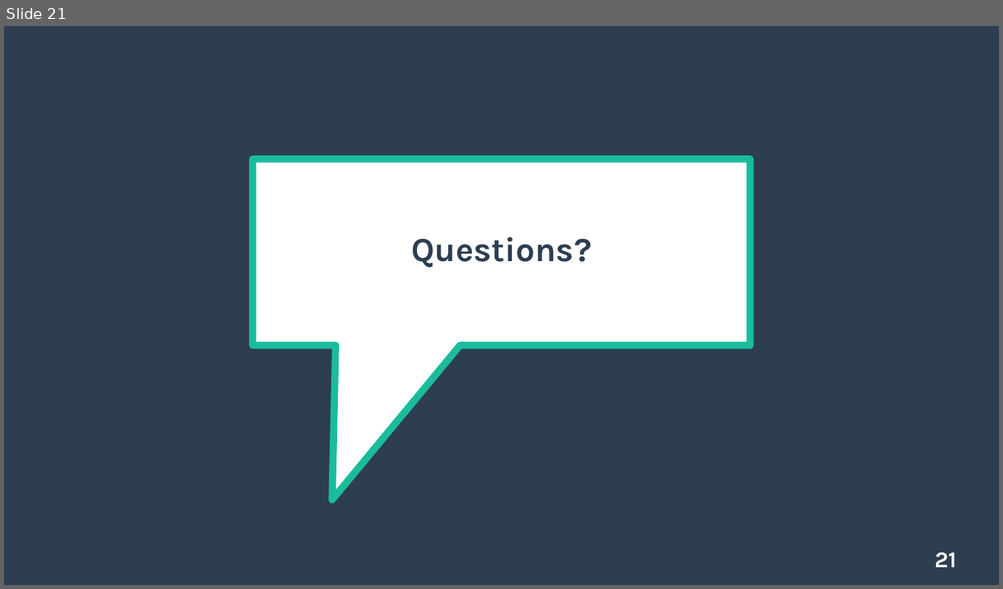
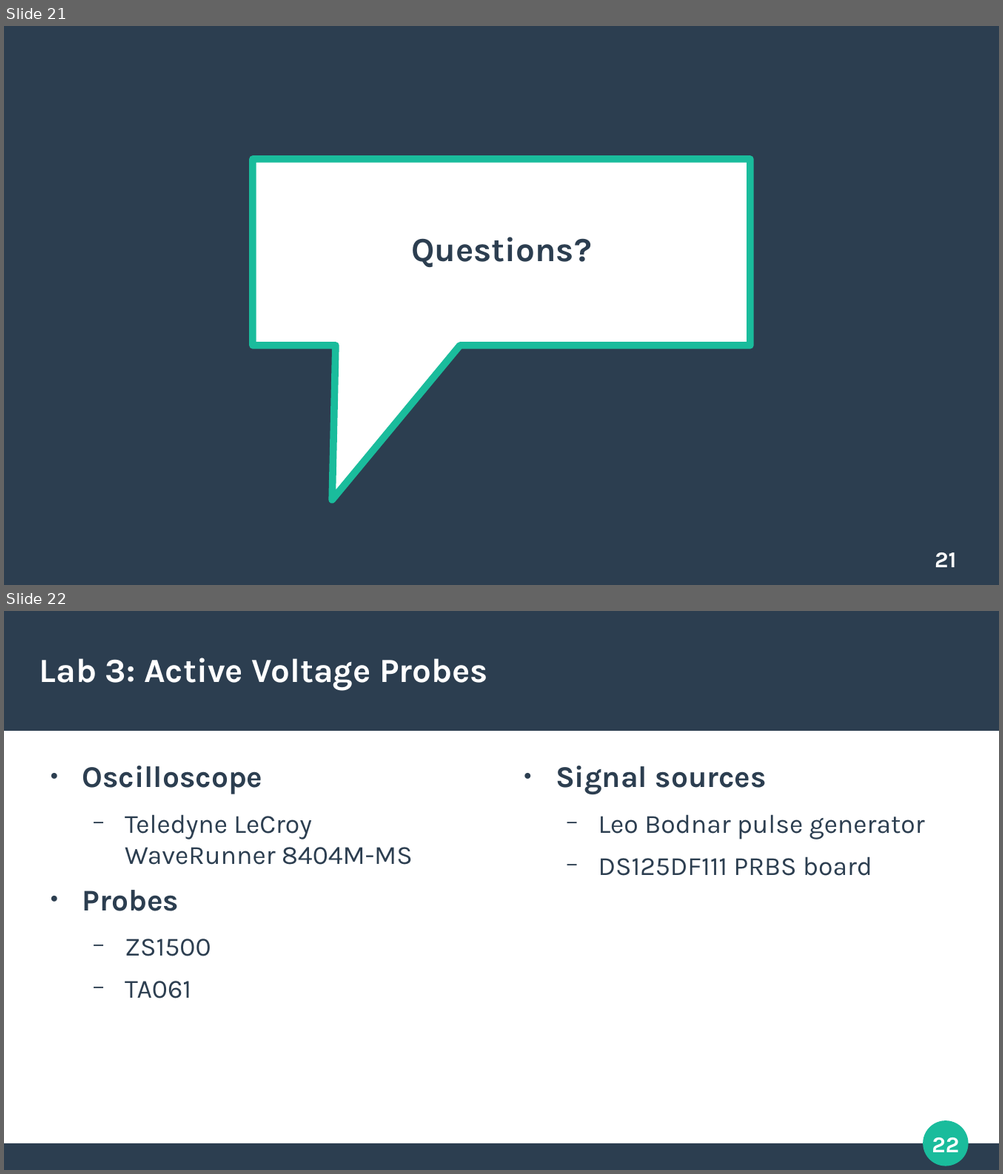
Before and after one commit to azonenberg/electronics-training, a slide deck: oscilloscope-probing/sec04-hiz-active.odp. Shown one above the other, each under a label of ours: slide 21 before the commit, slides 21 and 22 after it. The pictures are 1003x589 and 1003x1174 pixels, drawn with LibreOffice and Linux fonts; fonts in the diff are those of the drawing. Boxes give left, top, right and bottom in pixels: in the first picture for what was removed or moved away, otherwise in the second. Text is boxed around its words. In the diff, an @@ line names an element or a change of style, - is before the commit and + after.

```diff
--- a/oscilloscope-probing/sec04-hiz-active.odp
+++ b/oscilloscope-probing/sec04-hiz-active.odp
@@ slide 22 added at [4,611,999,1170], background #FFFFFF @@
@@ rectangle added at [4,611,999,731], fill #2C3E50 @@
@@ title added at [40,658,488,690], 27 pt, text #FFFFFF, bold @@
+Lab 3: Active Voltage Probes
@@ text added at [82,766,412,999], 21 pt, text #2C3E50 @@
+● Oscilloscope
+  − Teledyne LeCroy
+    WaveRunner 8404M-MS
+● Probes
+  − ZS1500
+  − TA061
@@ text added at [555,766,925,876], 21 pt, text #2C3E50 @@
+● Signal sources
+  − Leo Bodnar pulse generator
+  − DS125DF111 PRBS board
@@ ellipse added at [924,1122,968,1166], fill #1ABC9C, outline #1ABC9C 0.85 pt @@
@@ page number added at [931,1138,959,1153], 18 pt, text #FFFFFF, bold @@
+22
@@ rectangle added at [4,1145,999,1170], fill #2C3E50 @@
```
Also in this commit, not shown: 1 slide changed, 4 other slides added, 3 slides removed, 6 other files.
